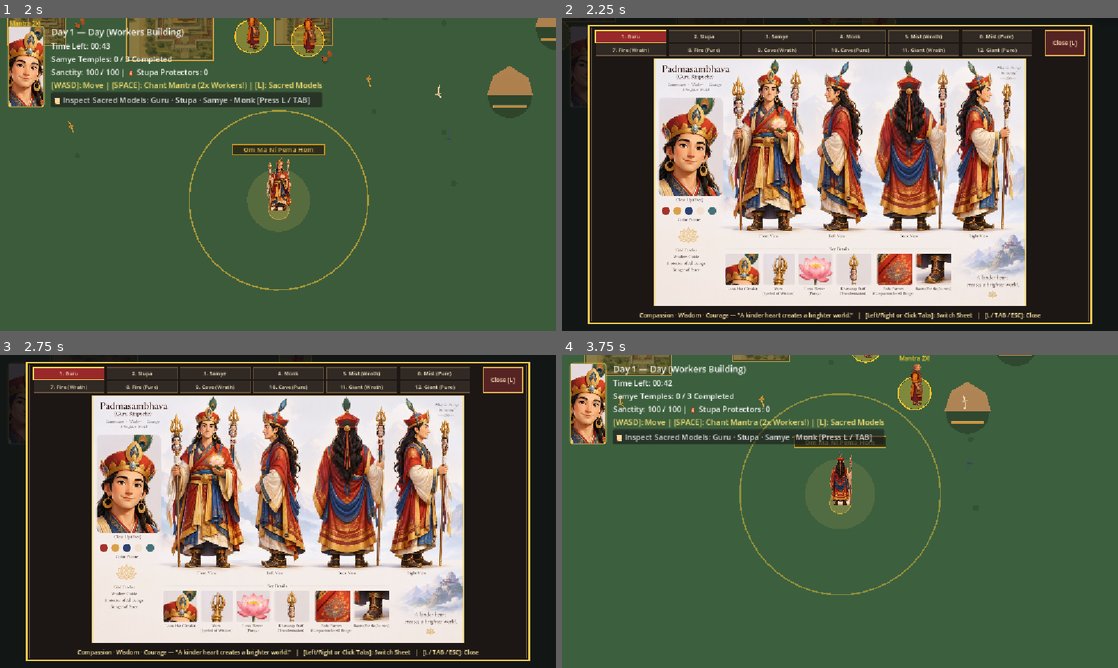
Above: before the commit, frames 1-4 (two rows, left to right).
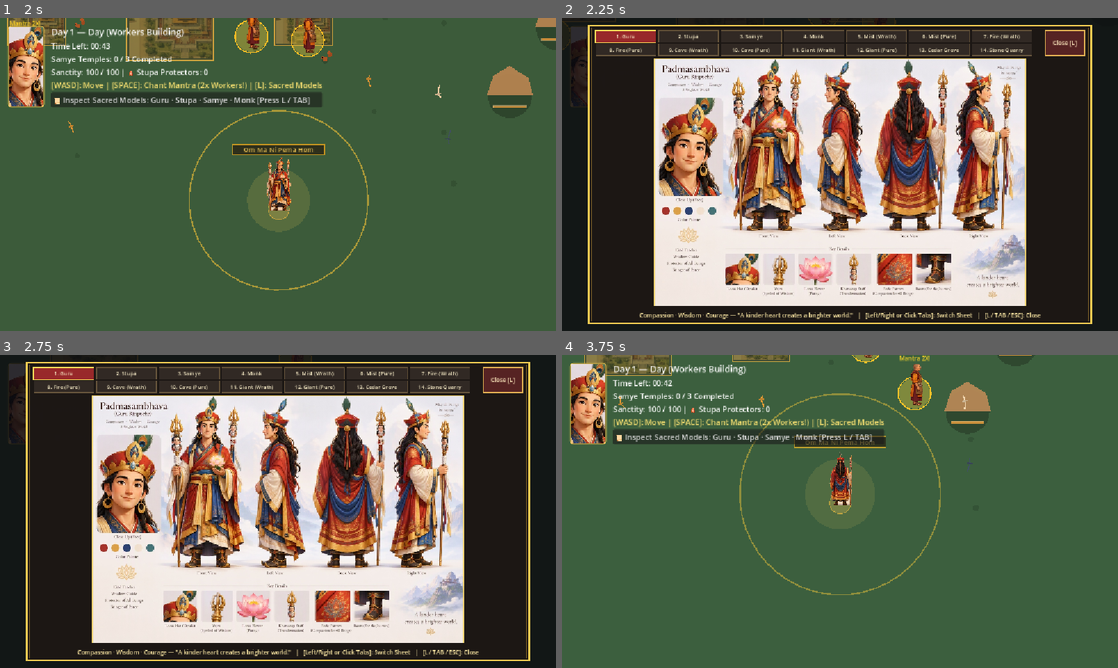
Above: after the commit, the same moments.

Repository: chkhor77/guru-rinpoche-game
Game: Godot game, scene res://node_2d.tscn
Same seed, same stepped clock (60 frames per second), same inputs: the game is played once before the commit and once after it.
Inputs (mouse positions are in pixels of both pictures, inside the frame that each line leads up to):
- Up to frame 1 (2 s): tap Enter (ui_accept) at 0.5, 0.77, 1.07, 1.52, 1.82 s; hold Right (ui_right) 0.53-1.28 s; tap Space (purify) at 0.6 s; click (278, 174) at 0.67 s; move the mouse to (166, 190) at 1.27 s; hold Down (ui_down) from 1.28 s (still down); tap R at 1.35 s
- Up to frame 2 (2.25 s): move the mouse to (895, 105) at 2.02 s; release Down (ui_down) at 2.03 s; hold Right (ui_right) from 2.03 s (still down); tap L at 2.1 s
- Up to frame 3 (2.75 s): keep holding Right (ui_right)
- Up to frame 4 (3.75 s): release Right (ui_right) at 2.75 s; click "📜 Inspect Sacred Models: Guru…" at 2.75 s; tap Enter (ui_accept) at 3.5 s; move the mouse to (812, 574) at 3.52 s; hold Up (ui_up) from 3.53 s (still down); tap Tab at 3.6 s; click (812, 574) at 3.67 s

Frame 1 is identical in both runs. In frame 2, 1.1% of the frame differs, in the area x 8-84%, y 3-13%; in frame 3, 1.1%; in frame 4, nothing differs.

Commit message:
feat(scripts): push BuildingPlot, CorruptedSpirit ability FX, and 14-tab SacredLoreModal to GitHub

Diff:
--- a/scripts/building_plot.gd
+++ b/scripts/building_plot.gd
@@ -4,7 +4,8 @@
 ## A construction plot for Samye Monastery buildings (Utse Temple, Cardinal Shrines).
 ## Workers deliver Timber and Sandstone here during the Day to erect structures.
 ## Visually shows construction progress in distinct architectural stages and progress bars.
-## At Night, wilderness spirits target and dismantle them if not defended by Guru Rinpoche!
+## At Night, wilderness spirits target and dismantle them if not defended by Guru Rinpoche,
+## triggering archetype-specific visual destruction effects based on each spirit's modal abilities!
 
 signal resources_changed(wood: float, stone: float)
 signal progress_changed(progress: float)
@@ -39,12 +40,16 @@
 var current_state: State = State.BLUEPRINT
 var wood_delivered: float = 0.0
 var stone_delivered: float = 0.0
-var construction_progress: float = 0.0 ## 0.0 to 100.0
+var construction_progress: float = 0.0
 var max_shelter_capacity: int = 4
 var sheltered_workers: int = 0
 
 var tex_completed: Texture2D = null
 var tex_layout: Texture2D = null
+
+var active_affliction_archetype: int = -1
+var affliction_timer: float = 0.0
+var affliction_anim_time: float = 0.0
 
 
 func _ready() -> void:
@@ -56,7 +61,19 @@
 	if cycle:
 		cycle.day_started.connect(func(_day: int) -> void:
 			sheltered_workers = 0
+			affliction_timer = 0.0
+			active_affliction_archetype = -1
+			queue_redraw()
 		)
+
+
+func _process(delta: float) -> void:
+	if affliction_timer > 0.0:
+		affliction_timer = maxf(0.0, affliction_timer - delta)
+		affliction_anim_time += delta * 6.5
+		if affliction_timer <= 0.0:
+			active_affliction_archetype = -1
+		queue_redraw()
 
 
 func _resolve_visual_models() -> void:
@@ -100,7 +117,6 @@
 	col.shape = rect
 
 
-## Deposit resource into this building plot
 func deposit_resource(type: ResourceNode.ResourceType, amount: float) -> float:
 	if current_state == State.COMPLETED:
 		return 0.0
@@ -121,7 +137,6 @@
 	return accepted
 
 
-## Workers spend time building after resources are delivered
 func add_construction_work(amount: float) -> void:
 	if current_state == State.COMPLETED:
 		return
@@ -138,8 +153,11 @@
 		queue_redraw()
 
 
-## Called when night spirits attack and tear down stones/timber
-func dismantle(amount: float) -> void:
+func dismantle(amount: float, attacker_archetype: int = -1) -> void:
+	if attacker_archetype >= 0:
+		active_affliction_archetype = attacker_archetype
+		affliction_timer = 0.55
+
 	if construction_progress > 0.0:
 		construction_progress = maxf(0.0, construction_progress - amount)
 		if construction_progress < 100.0 and current_state == State.COMPLETED:
@@ -152,6 +170,8 @@
 		stone_delivered = maxf(0.0, stone_delivered - amount * 0.5)
 		resources_changed.emit(wood_delivered, stone_delivered)
 		queue_redraw()
+	elif attacker_archetype >= 0:
+		queue_redraw()
 
 
 func has_all_materials() -> bool:
@@ -194,28 +214,30 @@
 
 func _draw() -> void:
 	var half := plot_size / 2.0
-	var rect := Rect2(-half, plot_size)
-
-	# 1. Base Ground outline / Foundation
+	var shake_offset := Vector2.ZERO
+	if affliction_timer > 0.0:
+		var shake_amp := 3.5 if active_affliction_archetype == 3 else 1.8
+		shake_offset = Vector2(sin(affliction_anim_time * 7.0) * shake_amp, cos(affliction_anim_time * 5.3) * (shake_amp * 0.6))
+
+	var rect := Rect2(-half + shake_offset, plot_size)
+
 	draw_rect(rect, Color(0.3, 0.25, 0.2, 0.45))
 
 	if current_state == State.COMPLETED:
-		# --- FULLY CONSECRATED SAMYE MONASTERY TEMPLE ---
-		draw_circle(Vector2.ZERO, half.x * 1.15, Color(1.0, 0.9, 0.45, 0.18))
-		draw_arc(Vector2.ZERO, half.x * 1.15, 0.0, TAU, 48, Color(1.0, 0.86, 0.35, 0.65), 2.5)
+		draw_circle(shake_offset, half.x * 1.15, Color(1.0, 0.9, 0.45, 0.18))
+		draw_arc(shake_offset, half.x * 1.15, 0.0, TAU, 48, Color(1.0, 0.86, 0.35, 0.65), 2.5)
 
 		if tex_completed:
 			var draw_w := plot_size.x * (1.45 if is_central_temple else 1.35)
 			var aspect := float(tex_completed.get_height()) / float(maxi(1, tex_completed.get_width()))
 			var draw_h := draw_w * aspect
-			var dst_rect := Rect2(Vector2(-draw_w * 0.5, half.y - draw_h + 12.0), Vector2(draw_w, draw_h))
+			var dst_rect := Rect2(Vector2(-draw_w * 0.5, half.y - draw_h + 12.0) + shake_offset, Vector2(draw_w, draw_h))
 			draw_texture_rect(tex_completed, dst_rect, false)
 		else:
 			draw_rect(rect, Color(0.96, 0.95, 0.92, 1.0))
 			draw_rect(Rect2(-half.x, -half.y, plot_size.x, 26), Color(0.68, 0.16, 0.16, 1.0))
 
 	elif current_state == State.UNDER_CONSTRUCTION or construction_progress > 0.0:
-		# --- UNDER ACTIVE CONSTRUCTION (Progressive Bottom-to-Top Reveal + Scaffolding) ---
 		var pct := clampf(construction_progress / 100.0, 0.08, 1.0)
 
 		if tex_layout:
@@ -230,35 +252,30 @@
 			var visible_h := draw_h * pct
 			var src_h := tex_h * pct
 			var src_rect := Rect2(0.0, tex_h - src_h, tex_w, src_h)
-			var dst_rect := Rect2(Vector2(-draw_w * 0.5, (half.y + 12.0) - visible_h), Vector2(draw_w, visible_h))
+			var dst_rect := Rect2(Vector2(-draw_w * 0.5, (half.y + 12.0) - visible_h) + shake_offset, Vector2(draw_w, visible_h))
 			draw_texture_rect_region(tex_completed, dst_rect, src_rect)
 		else:
 			var wall_height := plot_size.y * pct
 			var rising_rect := Rect2(-half.x, half.y - wall_height, plot_size.x, wall_height)
 			draw_rect(rising_rect, Color(0.78, 0.32, 0.22, 0.95))
 
-		# Wooden scaffolding poles & cross-bracing
-		draw_line(Vector2(-half.x - 4, half.y), Vector2(-half.x - 4, -half.y), Color(0.45, 0.3, 0.18, 0.9), 3.0)
-		draw_line(Vector2(half.x + 4, half.y), Vector2(half.x + 4, -half.y), Color(0.45, 0.3, 0.18, 0.9), 3.0)
-		draw_line(Vector2(-half.x - 4, 0), Vector2(half.x + 4, 0), Color(0.55, 0.38, 0.22, 0.75), 2.0)
+		draw_line(Vector2(-half.x - 4, half.y) + shake_offset, Vector2(-half.x - 4, -half.y) + shake_offset, Color(0.45, 0.3, 0.18, 0.9), 3.0)
+		draw_line(Vector2(half.x + 4, half.y) + shake_offset, Vector2(half.x + 4, -half.y) + shake_offset, Color(0.45, 0.3, 0.18, 0.9), 3.0)
+		draw_line(Vector2(-half.x - 4, 0) + shake_offset, Vector2(half.x + 4, 0) + shake_offset, Color(0.55, 0.38, 0.22, 0.75), 2.0)
 
 	else:
-		# --- BLUEPRINT FOUNDATION (Top-View Mandala Layout) ---
 		if tex_layout:
 			draw_texture_rect(tex_layout, rect.grow(-4.0), false, Color(1.0, 0.92, 0.55, 0.42))
 		else:
 			draw_rect(rect, Color(1.0, 0.88, 0.35, 0.12))
 		draw_rect(rect, Color(1.0, 0.85, 0.35, 0.75), false, 2.0)
 
-	# =========================================================================
-	# Prominent Floating Progress Bar & Progress Text Header
-	# =========================================================================
+	if affliction_timer > 0.0 and active_affliction_archetype >= 0:
+		_draw_spirit_affliction_effect(half)
+
 	var header_y := -half.y - 36.0
-
-	# 1. Building Name
 	draw_string(ThemeDB.fallback_font, Vector2(-120, header_y - 18), building_name, HORIZONTAL_ALIGNMENT_CENTER, 240, 13, Color(1.0, 0.95, 0.7))
 
-	# 2. Progress Bar
 	var bar_w := 140.0
 	var bar_h := 10.0
 	var bar_rect := Rect2(-bar_w / 2.0, header_y, bar_w, bar_h)
@@ -270,7 +287,6 @@
 	draw_rect(Rect2(-bar_w / 2.0, header_y, fill_w, bar_h), fill_col)
 	draw_rect(bar_rect, Color(0.9, 0.85, 0.7, 0.7), false, 1.0)
 
-	# 3. Progress Percentage Text
 	var status_text: String
 	if current_state == State.COMPLETED:
 		status_text = "100% Completed (Consecrated)"
@@ -280,3 +296,56 @@
 		status_text = "Waiting Materials (🪵 %.0f/%.0f | 🪨 %.0f/%.0f)" % [wood_delivered, wood_required, stone_delivered, stone_required]
 
 	draw_string(ThemeDB.fallback_font, Vector2(-120, header_y + 24), status_text, HORIZONTAL_ALIGNMENT_CENTER, 240, 11, Color(1.0, 1.0, 0.9))
+
+
+func _draw_spirit_affliction_effect(half: Vector2) -> void:
+	var intensity := clampf(affliction_timer / 0.55, 0.0, 1.0)
+	var t := affliction_anim_time
+
+	match active_affliction_archetype:
+		0:
+			for i in range(6):
+				var ang := float(i) * (TAU / 6.0) + t * 0.45
+				var r_dist := half.x * (0.42 + 0.22 * sin(t + float(i)))
+				var p := Vector2(cos(ang) * r_dist, sin(ang) * r_dist * 0.65 - 10.0)
+				draw_circle(p, 28.0 + 6.0 * sin(t * 1.5 + float(i)), Color(0.55, 0.62, 0.78, 0.34 * intensity))
+				draw_circle(p + Vector2(6, -4), 18.0, Color(0.88, 0.91, 0.98, 0.28 * intensity))
+			draw_arc(Vector2(0, -8), half.x * 0.85, t * 0.5, t * 0.5 + PI * 1.35, 32, Color(0.75, 0.82, 0.96, 0.55 * intensity), 3.0)
+
+		1:
+			draw_circle(Vector2(0, 6), half.x * 0.82, Color(0.78, 0.16, 0.12, 0.22 * intensity))
+			for i in range(8):
+				var ang := float(i) * (TAU / 8.0) + t * 1.2
+				var burst_r := half.x * (0.35 + fmod(t * 0.55 + float(i) * 0.17, 0.65))
+				var spark_pos := Vector2(cos(ang) * burst_r, sin(ang) * burst_r * 0.7 - 14.0)
+				draw_circle(spark_pos, 7.5, Color(0.94, 0.47, 0.12, 0.75 * intensity))
+				draw_circle(spark_pos + Vector2(0, -5), 4.0, Color(1.0, 0.90, 0.32, 0.90 * intensity))
+				var tail := spark_pos - Vector2(cos(ang) * 14.0, sin(ang) * 10.0 - 12.0)
+				draw_line(spark_pos, tail, Color(1.0, 0.55, 0.15, 0.80 * intensity), 2.2)
+
+		2:
+			draw_circle(Vector2(0, 0), half.x * 0.90, Color(0.10, 0.08, 0.14, 0.42 * intensity))
+			for i in range(5):
+				var ang := float(i) * (TAU / 5.0) - t * 0.8
+				var shard_pos := Vector2(cos(ang) * half.x * 0.68, sin(ang) * half.y * 0.52 - 12.0)
+				var shard_pts := PackedVector2Array([
+					shard_pos + Vector2(0, -10),
+					shard_pos + Vector2(6, 0),
+					shard_pos + Vector2(0, 10),
+					shard_pos + Vector2(-6, 0)
+				])
+				draw_colored_polygon(shard_pts, Color(0.61, 0.36, 0.88, 0.82 * intensity))
+				var mid := (shard_pos + Vector2(0, -8)) * 0.5 + Vector2(sin(t * 3.0 + float(i)) * 10.0, cos(t * 2.5 + float(i)) * 8.0)
+				draw_line(shard_pos, mid, Color(0.82, 0.62, 1.0, 0.85 * intensity), 2.0)
+				draw_line(mid, Vector2(0, -8), Color(0.61, 0.36, 0.88, 0.75 * intensity), 2.0)
+
+		3:
+			var shock_r := half.x * (0.35 + fmod(t * 0.45, 0.75))
+			draw_arc(Vector2(0, 12), shock_r, 0.0, TAU, 36, Color(0.48, 0.30, 0.18, 0.72 * intensity), 3.5)
+			draw_arc(Vector2(0, 12), shock_r * 0.68, 0.0, TAU, 32, Color(0.40, 0.38, 0.35, 0.65 * intensity), 2.5)
+			for i in range(6):
+				var ang := float(i) * (TAU / 6.0) + 0.3
+				var rock_r := half.x * (0.45 + 0.18 * absf(sin(t + float(i))))
+				var rpos := Vector2(cos(ang) * rock_r, sin(ang) * rock_r * 0.6 + 8.0)
+				draw_rect(Rect2(rpos - Vector2(6, 5), Vector2(12, 10)), Color(0.39, 0.38, 0.35, 0.88 * intensity))
+				draw_rect(Rect2(rpos - Vector2(4, 5), Vector2(6, 4)), Color(0.35, 0.41, 0.20, 0.82 * intensity))
--- a/scripts/corrupted_spirit.gd
+++ b/scripts/corrupted_spirit.gd
@@ -6,13 +6,6 @@
 ##   1. FIRE_IMP    : Wrathful Fire Imp (Wrathful)   -> Courage Flame Guardian (Cleansed)
 ##   2. SHADOW_CAVE : Shadow Cave Demon (Wrathful)   -> Cave Light Guardian (Cleansed)
 ##   3. STONE_GIANT : Stone Giant Demon (Wrathful)   -> Temple Guardian Giant (Cleansed)
-##
-## Gameplay Rule:
-## - Randomly selects any 2 of the 4 Spirit Archetypes at a time (`active_archetype_pair`)
-##   so each wave/encounter features a 2-model combination.
-## - Spawns in the Wrathful (Before Cleansing) appearance at Night and transforms into the
-##   Cleansed Dharmapala appearance once purified by Guru Rinpoche.
-## - Collision Fix: Subjugated Dharmapalas have collision disabled so they NEVER block Guru Rinpoche.
 
 enum FacingDirection { DOWN, UP, LEFT, RIGHT }
 
@@ -23,7 +16,6 @@
 	STONE_GIANT = 3
 }
 
-## Holds the 2 randomly selected Spirit Archetypes active at a time
 static var active_archetype_pair: Array[SpiritArchetype] = []
 static var _pair_spawn_counter: int = 0
 
@@ -55,15 +47,15 @@
 var target_building: BuildingPlot = null
 var wander_direction: Vector2 = Vector2.ZERO
 var wander_timer: float = 0.0
-
-# 4-directional turnaround textures (Before Cleansing vs. After Cleansing)
+var is_attacking_building: bool = false
+var attack_target_offset: Vector2 = Vector2.ZERO
+
 var corrupted_dir_textures: Dictionary = {}
 var cleansed_dir_textures: Dictionary = {}
 var current_facing: FacingDirection = FacingDirection.DOWN
 var hover_phase: float = 0.0
 
 
-## Randomly selects 2 distinct SpiritArchetypes out of the 4 available models
 static func roll_random_archetype_pair() -> Array[SpiritArchetype]:
 	var pool: Array[SpiritArchetype] = [
 		SpiritArchetype.MIST_DEMON,
@@ -77,7 +69,6 @@
 	return active_archetype_pair
 
 
-## Returns one of the 2 currently active SpiritArchetypes (alternating with slight randomness so both models appear)
 static func pick_from_active_pair() -> SpiritArchetype:
 	if active_archetype_pair.size() < 2:
 		roll_random_archetype_pair()
@@ -184,12 +175,10 @@
 func _on_phase_changed(phase: DayNightCycle.Phase) -> void:
 	_update_phase_visibility(phase)
 	if phase == DayNightCycle.Phase.DAY and not is_subjugated:
-		# Unpacified spirits retreat back into the wilderness at dawn
 		queue_free()
 
 
 func _update_phase_visibility(phase: DayNightCycle.Phase) -> void:
-	# Day time: spirits and Dharmapalas remain unseen
 	visible = (phase == DayNightCycle.Phase.NIGHT) and not is_ascended
 
 
@@ -197,7 +186,6 @@
 	if is_ascended:
 		return
 
-	# If day time, spirits are hidden and dormant
 	if cycle_timer and cycle_timer.is_day():
 		velocity = Vector2.ZERO
 		return
@@ -245,6 +233,8 @@
 
 
 func _process_corrupted_behavior(delta: float) -> void:
+	is_attacking_building = false
+
 	if player_target == null:
 		player_target = get_tree().get_first_node_in_group("player")
 
@@ -257,18 +247,19 @@
 		velocity = dir * move_speed
 		return
 
-	# Target and dismantle monastery buildings
 	if target_building == null or not is_instance_valid(target_building):
 		target_building = _find_nearest_building()
 
 	if target_building:
 		var dist := global_position.distance_to(target_building.global_position)
-		if dist > 35.0:
+		if dist > 48.0:
 			var dir := (target_building.global_position - global_position).normalized()
 			velocity = dir * move_speed
 		else:
 			velocity = Vector2.ZERO
-			target_building.dismantle(dismantle_power_per_sec * delta)
+			is_attacking_building = true
+			attack_target_offset = (target_building.global_position - global_position).limit_length(46.0)
+			target_building.dismantle(dismantle_power_per_sec * delta, int(spirit_archetype))
 	else:
 		wander_timer -= delta
 		if wander_timer <= 0.0:
@@ -280,7 +271,6 @@
 	if is_ascended:
 		return
 
-	# Check proximity to the Stupa: automatically ascend into the sanctuary!
 	var stupa := get_tree().get_first_node_in_group("stupa") as Stupa
 	if stupa and is_instance_valid(stupa):
 		var stupa_dist := global_position.distance_to(stupa.global_position)
@@ -302,7 +292,6 @@
 		velocity = Vector2.ZERO
 
 
-## Ascends into the Stupa: plays dissolution animation and frees node so screen stays clean
 func ascend_into_stupa(stupa: Stupa) -> void:
 	if is_ascended:
 		return
@@ -350,7 +339,6 @@
 	is_subjugated = true
 	add_to_group("dharmapalas")
 
-	# Disable collision entirely so it never blocks or pushes Guru Rinpoche!
 	collision_layer = 0
 	collision_mask = 0
 	var col := get_node_or_null("CollisionShape2D") as CollisionShape2D
@@ -375,7 +363,6 @@
 
 		var target_color := subjugated_color if is_subjugated else corrupted_color
 		if is_subjugated:
-			# Luminous wisdom flash as Wrathful Spirit transforms into Cleansed Guardian
 			sprite.modulate = Color(1.6, 1.7, 2.0, 1.0)
 			var tween := create_tween()
 			tween.tween_property(sprite, "modulate", target_color, 0.45)
@@ -390,7 +377,9 @@
 	if not is_subjugated:
 		draw_circle(Vector2(0, 18), 20.0, Color(0.18, 0.16, 0.24, 0.38))
 
-		# Karmic Confusion / Anger Gauge above the Wrathful Spirit
+		if is_attacking_building:
+			_draw_archetype_attack_effect()
+
 		var bar_width := 46.0
 		var bar_height := 6.0
 		var bar_pos := Vector2(-bar_width / 2.0, -64.0)
@@ -400,8 +389,47 @@
 		draw_rect(Rect2(bar_pos, Vector2(fill_width, bar_height)), Color(0.85, 0.32, 0.45, 0.95))
 		draw_rect(Rect2(bar_pos, Vector2(bar_width, bar_height)), Color(0.82, 0.84, 0.94, 0.55), false, 1.0)
 	else:
-		# Cleansed Dharmapala Guardian aura
 		var halo_y := -14.0 + sin(hover_phase) * 3.5
 		draw_circle(Vector2(0, halo_y), 32.0, Color(guardian_halo_color.r, guardian_halo_color.g, guardian_halo_color.b, 0.16))
 		draw_arc(Vector2(0, halo_y), 30.0, 0.0, TAU, 32, guardian_halo_color, 2.0)
 		draw_circle(Vector2(0, halo_y - 34.0), 3.5, Color(1.0, 0.92, 0.45, 0.95))
+
+
+func _draw_archetype_attack_effect() -> void:
+	var t := hover_phase * 1.6
+	match spirit_archetype:
+		SpiritArchetype.MIST_DEMON:
+			for i in range(4):
+				var frac := float(i + 1) / 4.0
+				var puff_pos := attack_target_offset * frac + Vector2(cos(t + i * 1.5) * 10.0, sin(t * 1.3 + i) * 7.0)
+				draw_circle(puff_pos, 10.0 + frac * 8.0, Color(0.55, 0.62, 0.82, 0.38))
+				draw_arc(puff_pos, 12.0 + frac * 6.0, t + i, t + i + PI * 1.2, 16, Color(0.82, 0.84, 0.96, 0.55), 2.0)
+
+		SpiritArchetype.FIRE_IMP:
+			draw_circle(Vector2(0, -10), 26.0 + sin(t * 3.0) * 4.0, Color(0.95, 0.32, 0.12, 0.28))
+			for i in range(6):
+				var spark_phase := fmod(t * 2.2 + float(i) * 0.6, 1.0)
+				var side := sin(t * 4.0 + i * 2.1) * 14.0
+				var normal := Vector2(-attack_target_offset.y, attack_target_offset.x).normalized()
+				var sp_pos := attack_target_offset * spark_phase + normal * side
+				draw_circle(sp_pos, 4.5 * (1.0 - spark_phase * 0.4), Color(1.0, 0.48, 0.14, 0.85))
+				draw_circle(sp_pos, 2.2, Color(1.0, 0.92, 0.35, 0.95))
+
+		SpiritArchetype.SHADOW_CAVE:
+			draw_circle(Vector2(0, -8), 28.0, Color(0.14, 0.08, 0.24, 0.42))
+			var prev := Vector2(0, -8)
+			for seg in range(1, 5):
+				var frac := float(seg) / 4.0
+				var jitter := Vector2(sin(t * 5.0 + seg * 2.3) * 9.0, cos(t * 4.5 + seg * 1.9) * 9.0)
+				var next_pt := attack_target_offset * frac + (jitter if seg < 4 else Vector2.ZERO)
+				draw_line(prev, next_pt, Color(0.72, 0.38, 0.98, 0.88), 2.4)
+				prev = next_pt
+
+		SpiritArchetype.STONE_GIANT:
+			var slam := absf(sin(t * 1.8))
+			var ring_r := 16.0 + slam * 28.0
+			draw_arc(attack_target_offset * 0.6, ring_r, 0.0, TAU, 24, Color(0.62, 0.56, 0.46, (1.0 - slam) * 0.85), 3.0)
+			for i in range(4):
+				var ang := t * 1.2 + float(i) * (TAU / 4.0)
+				var rock_pos := attack_target_offset * 0.5 + Vector2(cos(ang), sin(ang)) * (12.0 + slam * 14.0)
+				draw_rect(Rect2(rock_pos - Vector2(4, 4), Vector2(8, 7)), Color(0.46, 0.44, 0.40, 0.90))
--- a/scripts/lore_modal.gd
+++ b/scripts/lore_modal.gd
@@ -1,21 +1,5 @@
 class_name SacredLoreModal
 extends Control
-
-## Interactive Sacred Lore & Model Reference Modal powered by the `samye-visual-models` skill.
-## Lets players inspect all 12 full concept & turnaround sheets:
-##   1. Padmasambhava (Guru Rinpoche)
-##   2. Great Enlightenment Stupa
-##   3. Samye Monastery
-##   4. Monastery Builder Monk
-##   5. Mountain Mist Demon (Before Cleansing)
-##   6. Clear Sky Guardian (After Cleansing)
-##   7. Wrathful Fire Imp (Before Cleansing)
-##   8. Fire Imp / Courage Flame Guardian (After Cleansing)
-##   9. Shadow Cave Demon — Wrathful (Before Cleansing)
-##  10. Shadow Cave / Cave Light Guardian (After Cleansing)
-##  11. Stone Giant Demon — Wrathful (Before Cleansing)
-##  12. Stone Giant / Temple Guardian (After Cleansing)
-## Toggle with [L] or [TAB], switch tabs with [1]-[9], [0], [-], [=], [Left/Right], or click tabs.
 
 var is_open: bool = false
 var current_tab: int = 0
@@ -91,6 +75,18 @@
 		"title": "12. Giant (Pure)",
 		"subtitle": "After Cleansing: Temple Guardian Giant — \"Learning Flexibility and Patience.\"",
 		"path": ModelTextures.SHEET_STONE_GIANT_CLEANSED,
+		"tex": null
+	},
+	{
+		"title": "13. Cedar Grove",
+		"subtitle": "Resource Modal: Sacred Himalayan Cedar Grove — \"Living Timber Harvested with Mindfulness.\"",
+		"path": ModelTextures.SHEET_CEDAR_FOREST,
+		"tex": null
+	},
+	{
+		"title": "14. Stone Quarry",
+		"subtitle": "Resource Modal: Sacred Himalayan Sandstone Quarry — \"Foundation Stones of Wisdom.\"",
+		"path": ModelTextures.SHEET_SANDSTONE_QUARRY,
 		"tex": null
 	}
 ]
@@ -161,6 +157,10 @@
 				current_tab = 10; queue_redraw(); get_viewport().set_input_as_handled()
 			elif k == KEY_EQUAL:
 				current_tab = 11; queue_redraw(); get_viewport().set_input_as_handled()
+			elif k == KEY_BRACKETLEFT:
+				current_tab = 12; queue_redraw(); get_viewport().set_input_as_handled()
+			elif k == KEY_BRACKETRIGHT:
+				current_tab = 13; queue_redraw(); get_viewport().set_input_as_handled()
 
 
 func _gui_input(event: InputEvent) -> void:
@@ -190,10 +190,8 @@
 	var w := vp.x
 	var h := vp.y
 
-	# 1. Dimmed backdrop
 	draw_rect(Rect2(0, 0, w, h), Color(0.04, 0.04, 0.06, 0.84))
 
-	# 2. Modal Frame
 	var modal_w := minf(1040.0, w - 32.0)
 	var modal_h := minf(616.0, h - 24.0)
 	var modal_pos := Vector2((w - modal_w) * 0.5, (h - modal_h) * 0.5)
@@ -203,16 +201,15 @@
 	draw_rect(modal_rect, Color(0.95, 0.80, 0.32, 1.0), false, 2.5)
 	draw_rect(modal_rect.grow(-5.0), Color(0.75, 0.58, 0.22, 0.6), false, 1.0)
 
-	# 3. Top Header & 2-Row Tabs (6 tabs per row for all 12 sheets)
 	tab_rects.clear()
-	var cols := 6
-	var tab_w := (modal_w - 136.0 - float(cols - 1) * 6.0) / float(cols)
+	var cols := 7
+	var tab_w := (modal_w - 136.0 - float(cols - 1) * 5.0) / float(cols)
 	var tab_h := 24.0
 
 	for i in range(sheets.size()):
 		var col_idx := i % cols
 		var row_idx := int(i / cols)
-		var tx := modal_pos.x + 14.0 + col_idx * (tab_w + 6.0)
+		var tx := modal_pos.x + 14.0 + col_idx * (tab_w + 5.0)
 		var ty := modal_pos.y + 10.0 + row_idx * (tab_h + 4.0)
 		var tr := Rect2(tx, ty, tab_w, tab_h)
 		tab_rects.append(tr)
@@ -224,13 +221,11 @@
 		draw_rect(tr, border_col, false, 1.5 if is_active else 1.0)
 		draw_string(ThemeDB.fallback_font, Vector2(tx + 4, ty + 16), sheets[i]["title"] as String, HORIZONTAL_ALIGNMENT_CENTER, tab_w - 8, 11, Color(1.0, 0.95, 0.8))
 
-	# Close Button
 	close_rect = Rect2(modal_pos.x + modal_w - 94.0, modal_pos.y + 10.0, 80.0, 52.0)
 	draw_rect(close_rect, Color(0.35, 0.14, 0.14, 0.95))
 	draw_rect(close_rect, Color(0.95, 0.75, 0.35, 0.9), false, 1.2)
 	draw_string(ThemeDB.fallback_font, Vector2(close_rect.position.x, close_rect.position.y + 30), "Close [L]", HORIZONTAL_ALIGNMENT_CENTER, close_rect.size.x, 12, Color(1.0, 0.92, 0.75))
 
-	# 4. Active Reference Sheet Image
 	var active_item := sheets[current_tab]
 	var tex: Texture2D = active_item["tex"] as Texture2D
 	var img_area := Rect2(modal_pos.x + 18.0, modal_pos.y + 68.0, modal_w - 36.0, modal_h - 104.0)
@@ -251,6 +246,5 @@
 		draw_texture_rect(tex, dst, false)
 		draw_rect(dst, Color(0.95, 0.82, 0.38, 0.85), false, 1.5)
 
-	# 5. Footer Subtitle & Controls Hint
 	var footer_y := modal_pos.y + modal_h - 12.0
 	draw_string(ThemeDB.fallback_font, Vector2(modal_pos.x + 20, footer_y), (active_item["subtitle"] as String) + "   |   [Left/Right or Click Tabs]: Switch Sheet   |   [L / TAB / ESC]: Close", HORIZONTAL_ALIGNMENT_CENTER, modal_w - 40, 12, Color(1.0, 0.92, 0.65))
